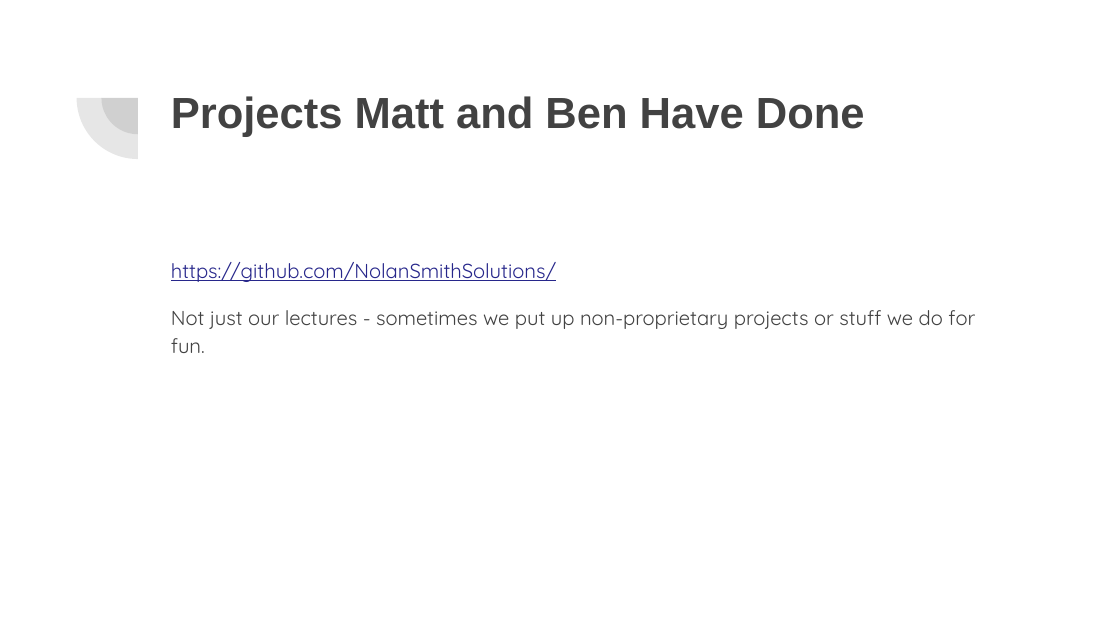
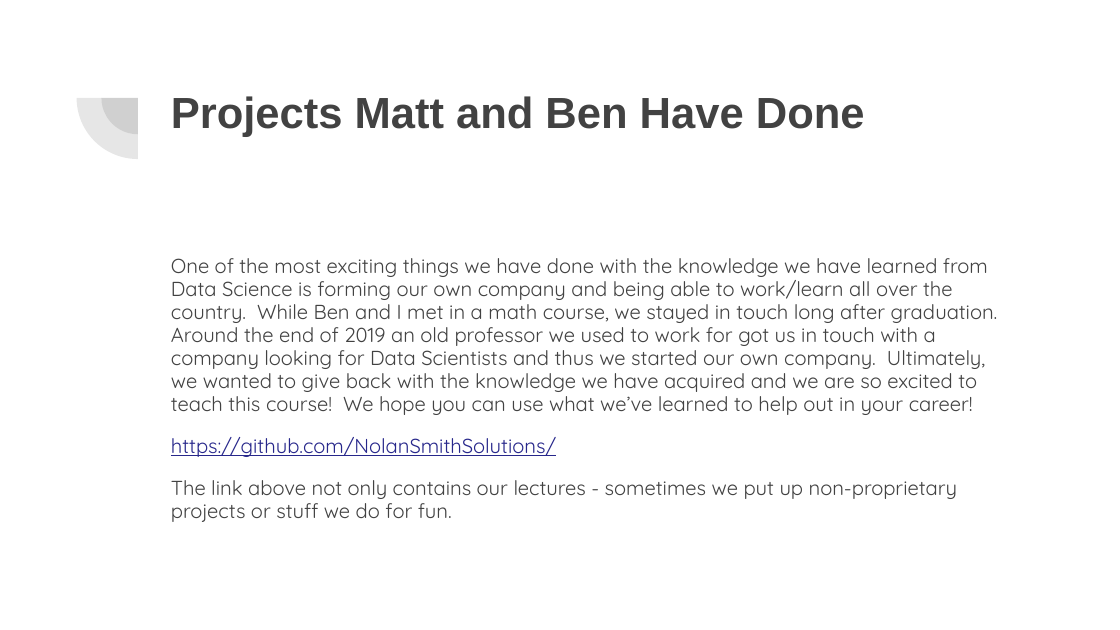
Before and after one commit to NolanSmithSolutions/Course, a slide deck: slide 21 of FutureApps/Your Data Science Future.pptx (slide 20 before the commit). Drawn at 1120x630 pixels with LibreOffice and Linux fonts; fonts in the diff are those of the drawing. Boxes give left, top, right and bottom in pixels: in the first picture for what was removed or moved away, otherwise in the second. Text is boxed around its words. In the diff, an @@ line names an element or a change of style, - is before the commit and + after.

Commit message:
Matt ppt

```diff
--- a/FutureApps/Your Data Science Future.pptx
+++ b/FutureApps/Your Data Science Future.pptx
@@ text at box(171, 258, 998, 415): paragraph added @@
+One of the most exciting things we have done with the knowledge we have learned from Data Science is forming our own company and being able to work/learn all over the country. While Ben and I met in a math course, we stayed in touch long after graduation. Around the end of 2019 an old professor we used to work for got us in touch with a company looking for Data Scientists and thus we started our own company. Ultimately, we wanted to give back with the knowledge we have acquired and we are so excited to teach this course! We hope you can use what we’ve learned to help out in your career!
@@ text at box(171, 437, 556, 457): line spacing 1.15 to 0.95; more space between paragraphs @@
@@ text at box(171, 480, 957, 522): text changed @@
-Not just our lectures - sometimes we put up non-proprietary projects or stuff we do for fun.
+The link above not only contains our lectures - sometimes we put up non-proprietary projects or stuff we do for fun.
```
Also in this commit, not shown: 10 other slides changed, 7 slides added, 6 slides removed, 2 other files.
